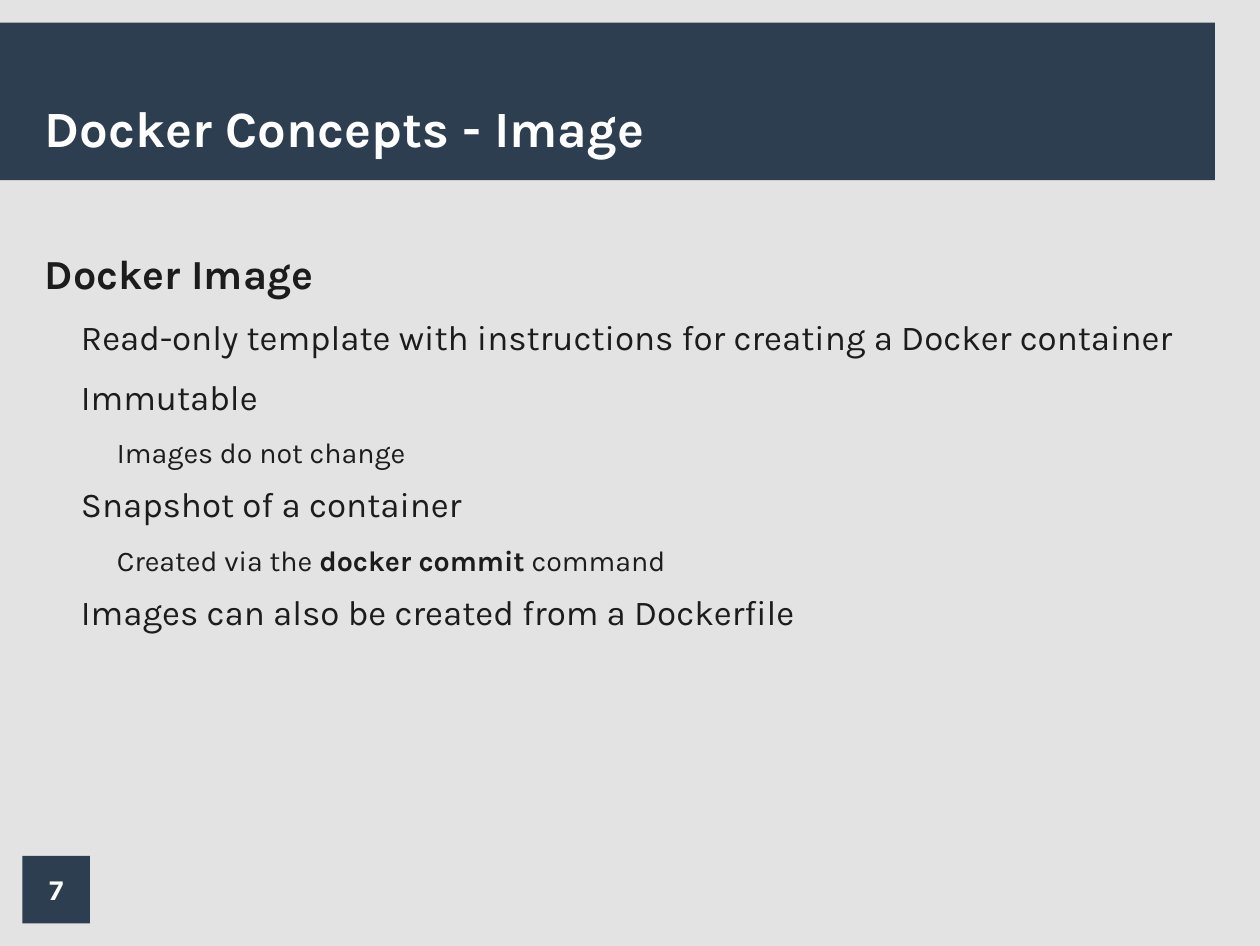
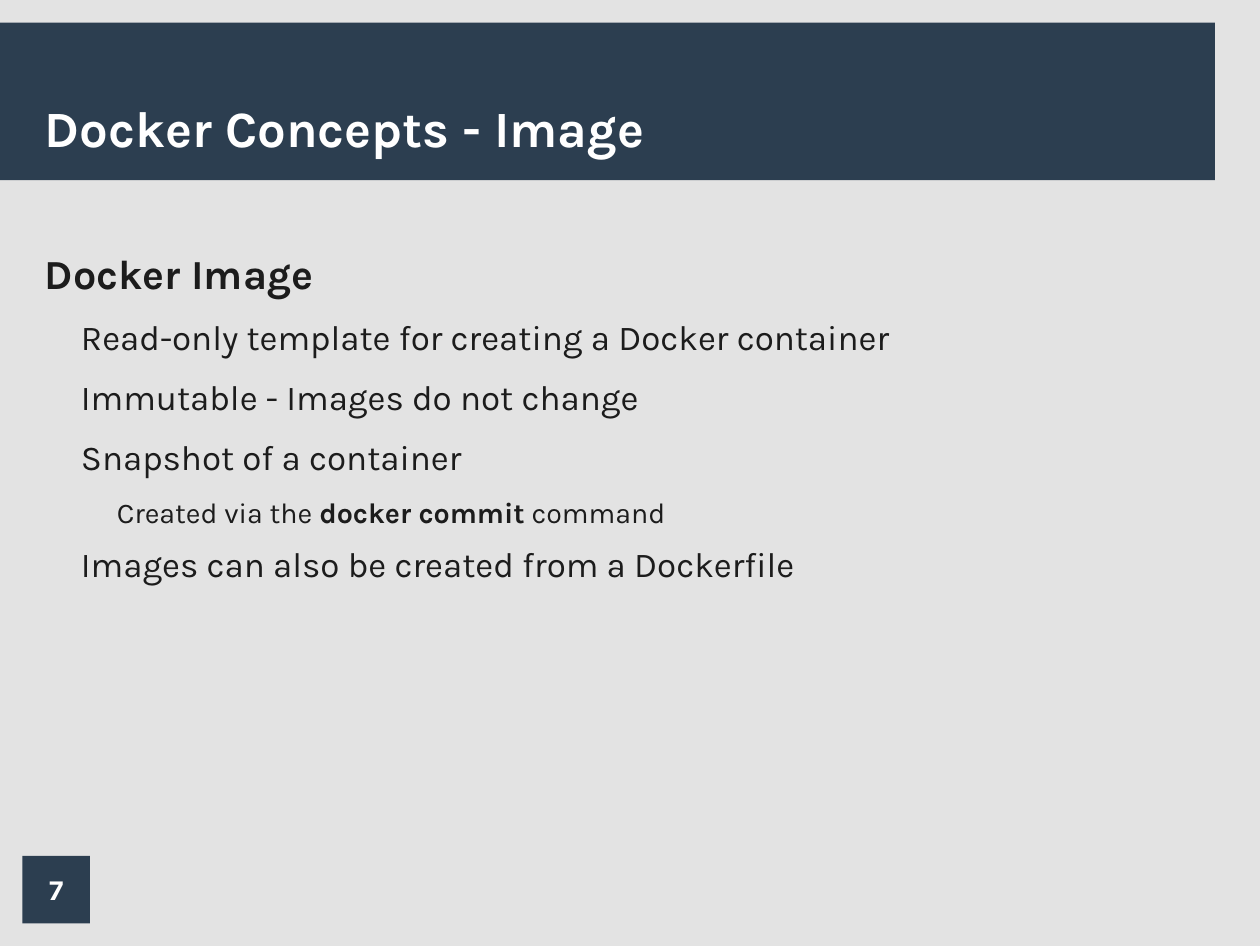
Before and after one commit to mjsmith1028/docker-presentation, a slide deck: slide 7 of powerpoint/docker_pres.odp. Drawn at 1260x946 pixels with LibreOffice and Linux fonts; fonts in the diff are those of the drawing; background and template pictures are left out. Boxes give left, top, right and bottom in pixels: in the first picture for what was removed or moved away, otherwise in the second. Text is boxed around its words. In the diff, an @@ line names an element or a change of style, - is before the commit and + after.

```diff
--- a/powerpoint/docker_pres.odp
+++ b/powerpoint/docker_pres.odp
@@ text at (x1=81, y1=326, x2=889, y2=419): text changed @@
-  Read-only template with instructions for creating a Docker container
-  Immutable
-    Images do not change
+  Read-only template for creating a Docker container
+  Immutable - Images do not change
```
Also in this commit, not shown: 8 other slides changed, 1 other file.
